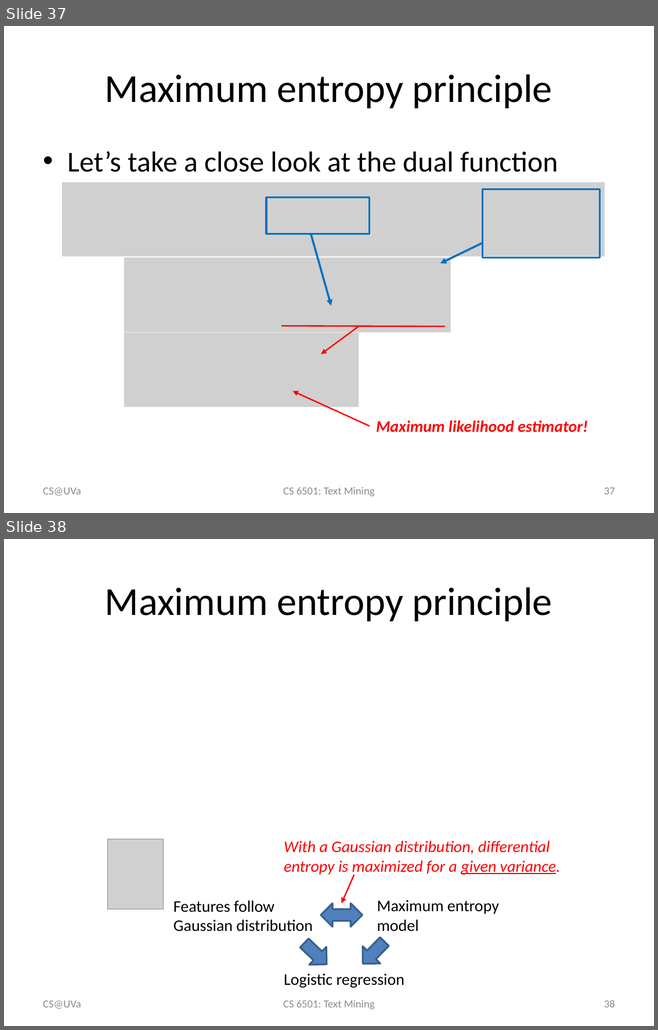
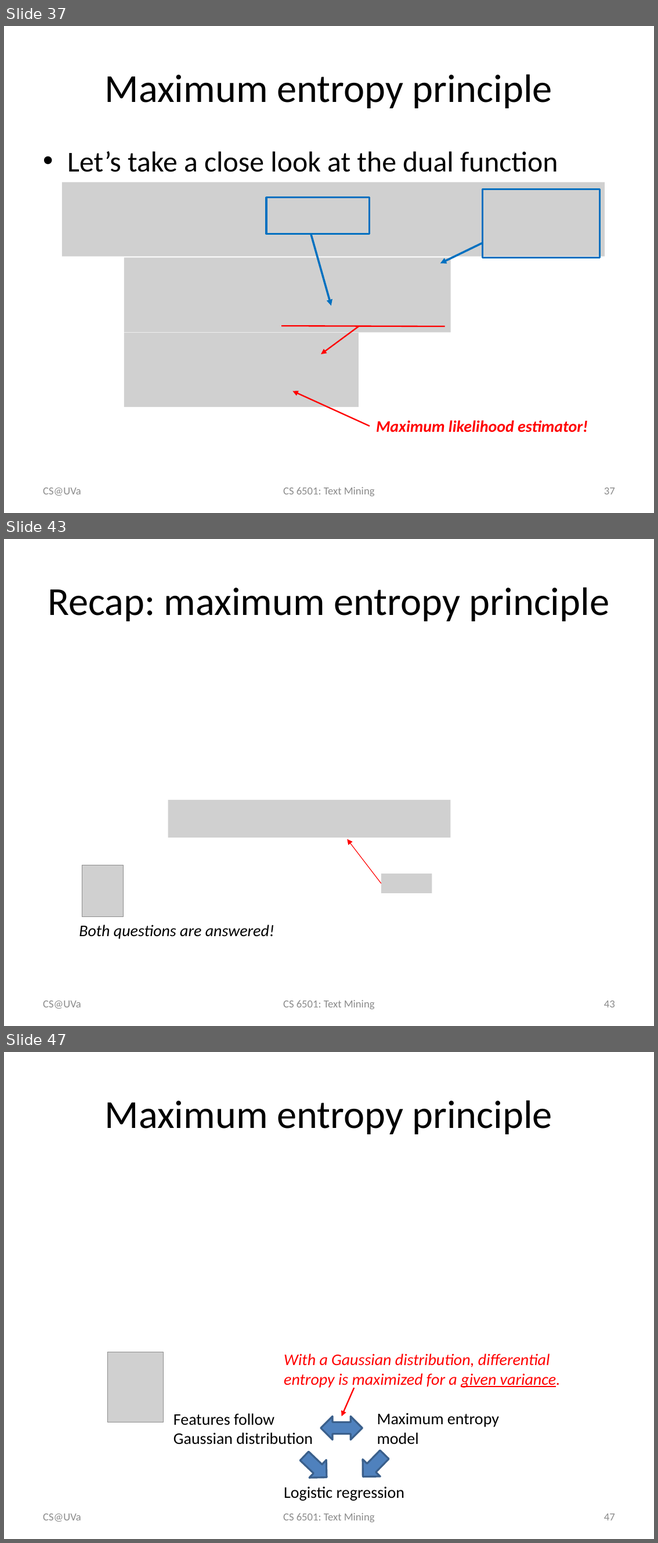
Before and after one commit to wang296/CS6501-Text-Mining, a slide deck: docs/Logistic Regression.pptx. Shown one above the other, each under a label of ours: slides 37 and 38 before the commit, slides 37, 43 and 47 after it; the slides between them are not shown. The pictures are 658x1030 and 658x1543 pixels, drawn with LibreOffice and Linux fonts; fonts in the diff are those of the drawing; grey boxes stand for pictures. Boxes give left, top, right and bottom in pixels: in the first picture for what was removed or moved away, otherwise in the second. Text is boxed around its words. In the diff, an @@ line names an element or a change of style, - is before the commit and + after.

```diff
--- a/docs/Logistic Regression.pptx
+++ b/docs/Logistic Regression.pptx
@@ slide 43 added at [4, 539, 654, 1026], background #FFFFFF @@
@@ title added at [48, 587, 610, 621], 44 pt, text #000000 @@
+Recap: maximum entropy principle
@@ picture added at [168, 800, 450, 838] @@
@@ arrow added from (381, 884) to (347, 839), #FF0000 0.75 pt @@
@@ picture added at [82, 865, 123, 917] @@
@@ picture added at [381, 874, 431, 893] @@
@@ text added at [79, 925, 274, 939], 18 pt, text #000000, italic @@
+Both questions are answered!
@@ text added at [43, 1001, 81, 1009], 12 pt, text #8C8C8C @@
+CS@UVa
@@ text added at [283, 1000, 375, 1009], 12 pt, text #8C8C8C @@
+CS 6501: Text Mining
@@ page number added at [604, 1001, 615, 1008], 12 pt, text #8C8C8C @@
+43
@@ what was slide 38 is now slide 47 @@
@@ page number at [604, 1514, 615, 1521]: text changed @@
-38
+47
```
Also in this commit, not shown: 3 slides changed, 10 other slides added, 2 other files.
